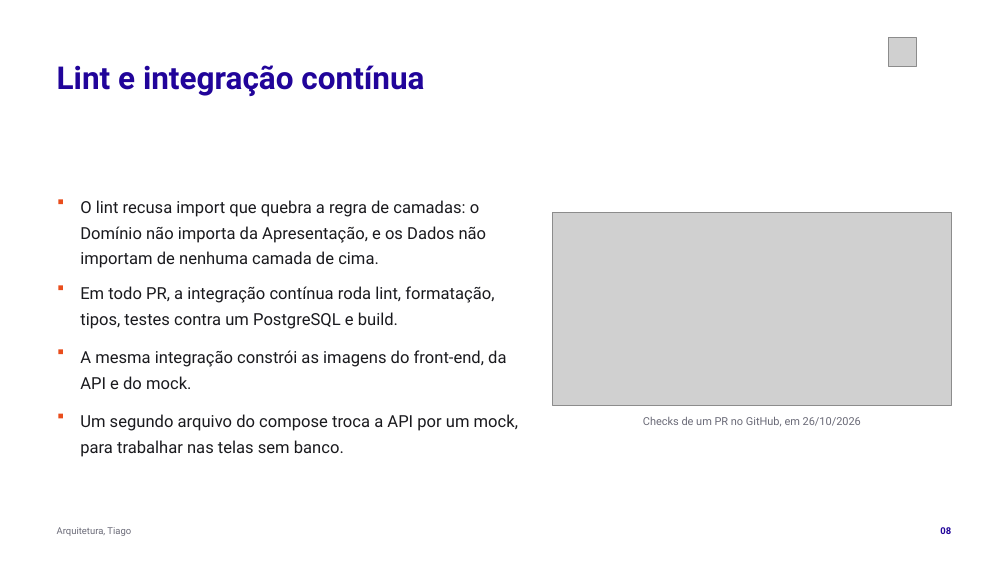
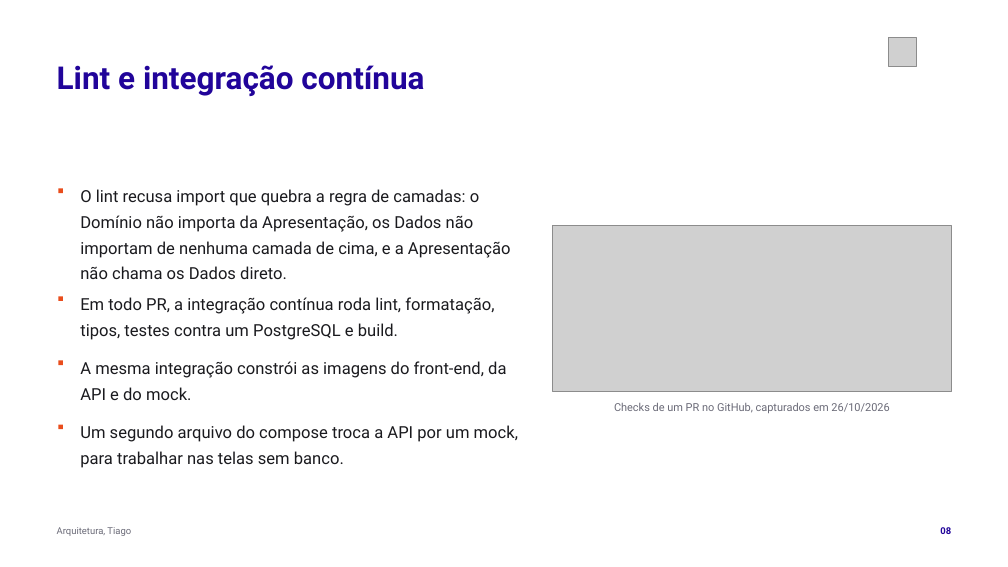
Before and after one commit to tcpassos/invite-app, a slide deck: slide 8 of trabalhos/T3-Apresentacao-Intermediaria.pptx. Drawn at 1008x567 pixels with LibreOffice and Linux fonts; fonts in the diff are those of the drawing; grey boxes stand for pictures. Boxes give left, top, right and bottom in pixels: in the first picture for what was removed or moved away, otherwise in the second. Text is boxed around its words. In the diff, an @@ line names an element or a change of style, - is before the commit and + after.

```diff
--- a/trabalhos/T3-Apresentacao-Intermediaria.pptx
+++ b/trabalhos/T3-Apresentacao-Intermediaria.pptx
@@ rectangle: place and size @@
-rectangle at [58, 200, 63, 204]
+rectangle at [58, 188, 63, 193]
@@ text at [80, 189, 511, 279]: text changed @@
-O lint recusa import que quebra a regra de camadas: o Domínio não importa da Apresentação, e os Dados não importam de nenhuma camada de cima.
+O lint recusa import que quebra a regra de camadas: o Domínio não importa da Apresentação, os Dados não importam de nenhuma camada de cima, e a Apresentação não chama os Dados direto.
@@ picture: place and size @@
-picture at [553, 212, 951, 405]
+picture at [553, 226, 951, 392]
@@ text at [614, 403, 889, 413]: text changed @@
-Checks de um PR no GitHub, em 26/10/2026
+Checks de um PR no GitHub, capturados em 26/10/2026
@@ 3 texts, 3 rectangles: place and size @@
-3 texts, 3 rectangles at [58, 285, 518, 457]
+3 texts, 3 rectangles at [58, 296, 518, 468]
```
Also in this commit, not shown: 8 other slides changed, 10 other files.
